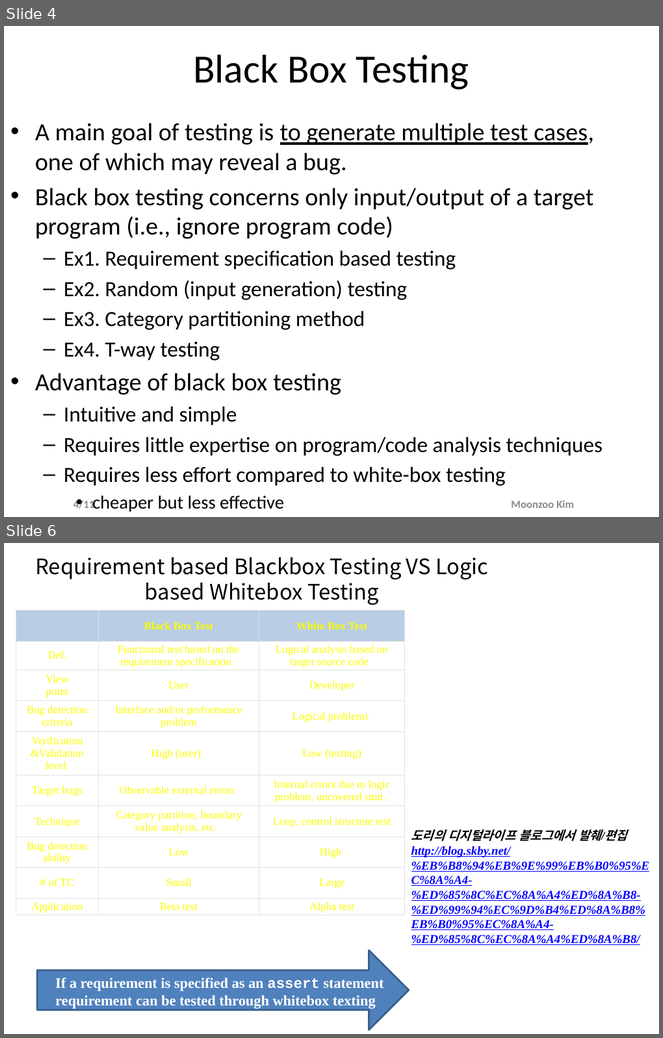
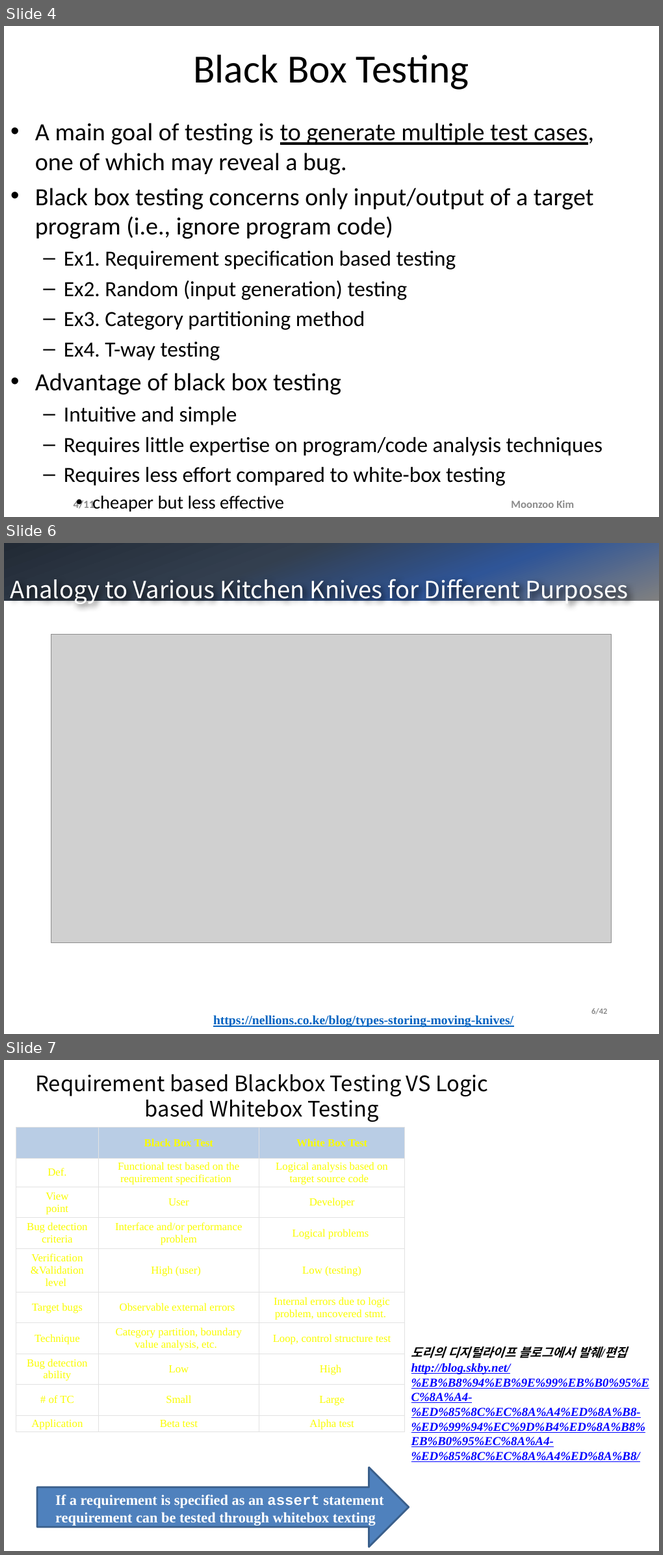
Before and after one commit to swtv-kaist/cs458-spring23, a slide deck: 1-overview/lec3-testing-overview-v3.pptx. Shown one above the other, each under a label of ours: slides 4 and 6 before the commit, slides 4, 6 and 7 after it; the slides between them are not shown. The pictures are 663x1038 and 663x1555 pixels, drawn with LibreOffice and Linux fonts; fonts in the diff are those of the drawing; grey boxes stand for pictures; background and template pictures are left out. Boxes give left, top, right and bottom in pixels: in the first picture for what was removed or moved away, otherwise in the second. Text is boxed around its words. In the diff, an @@ line names an element or a change of style, - is before the commit and + after.

```diff
--- a/1-overview/lec3-testing-overview-v3.pptx
+++ b/1-overview/lec3-testing-overview-v3.pptx
@@ slide 6 added at [4,543,659,1034], background picture (left out) @@
@@ rectangle added at [4,543,659,601], fill gradient #222A35 to #333F50 to #2F5597 to #808080 @@
@@ text added at [10,579,629,605], 26 pt, text #FFFFFF @@
+Analogy to Various Kitchen Knives for Different Purposes
@@ picture added at [51,635,611,943] @@
@@ page number added at [592,1008,608,1015], 9 pt, text #8C8C8C @@
+6/42
@@ text added at [213,1016,514,1028], 14 pt, text #0563C1, bold, underline @@
+https://nellions.co.ke/blog/types-storing-moving-knives/
@@ what was slide 6 is now slide 7 @@
```
Also in this commit, not shown: 5 slides changed, 1 other slide added, 1 other file.
